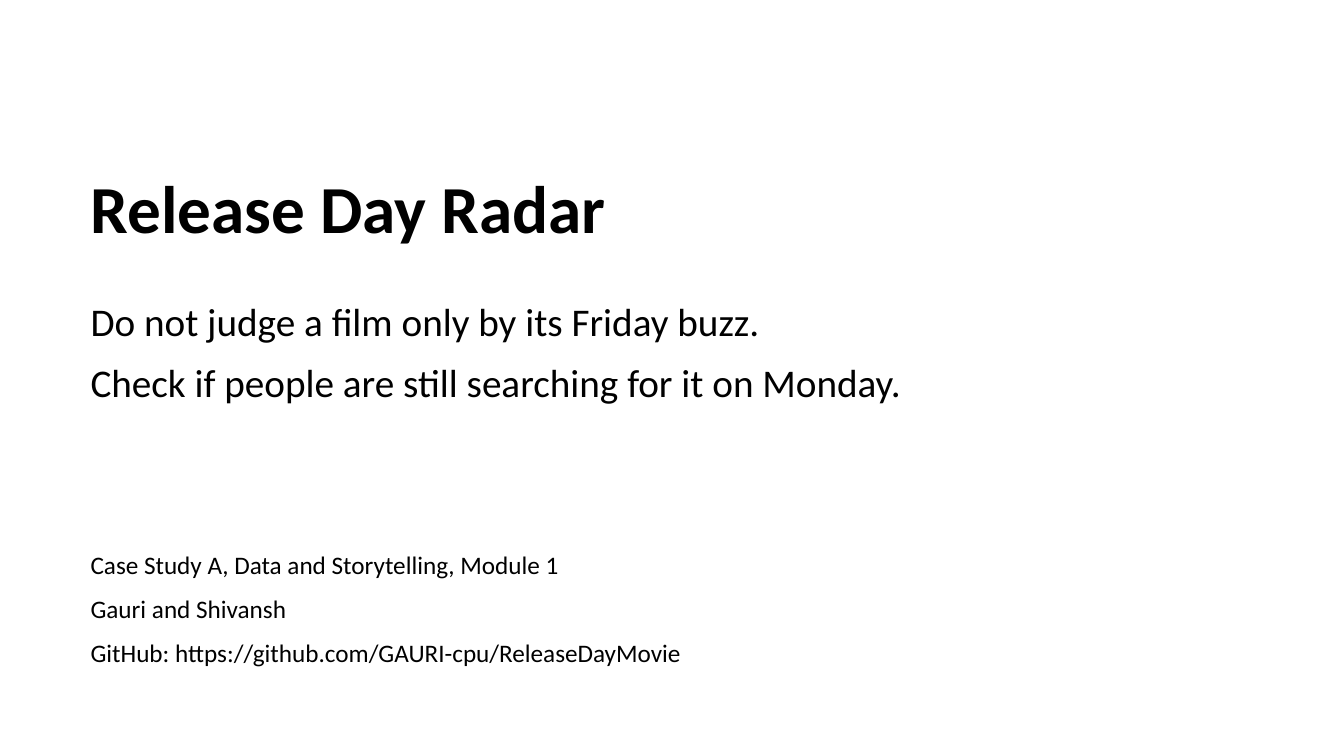
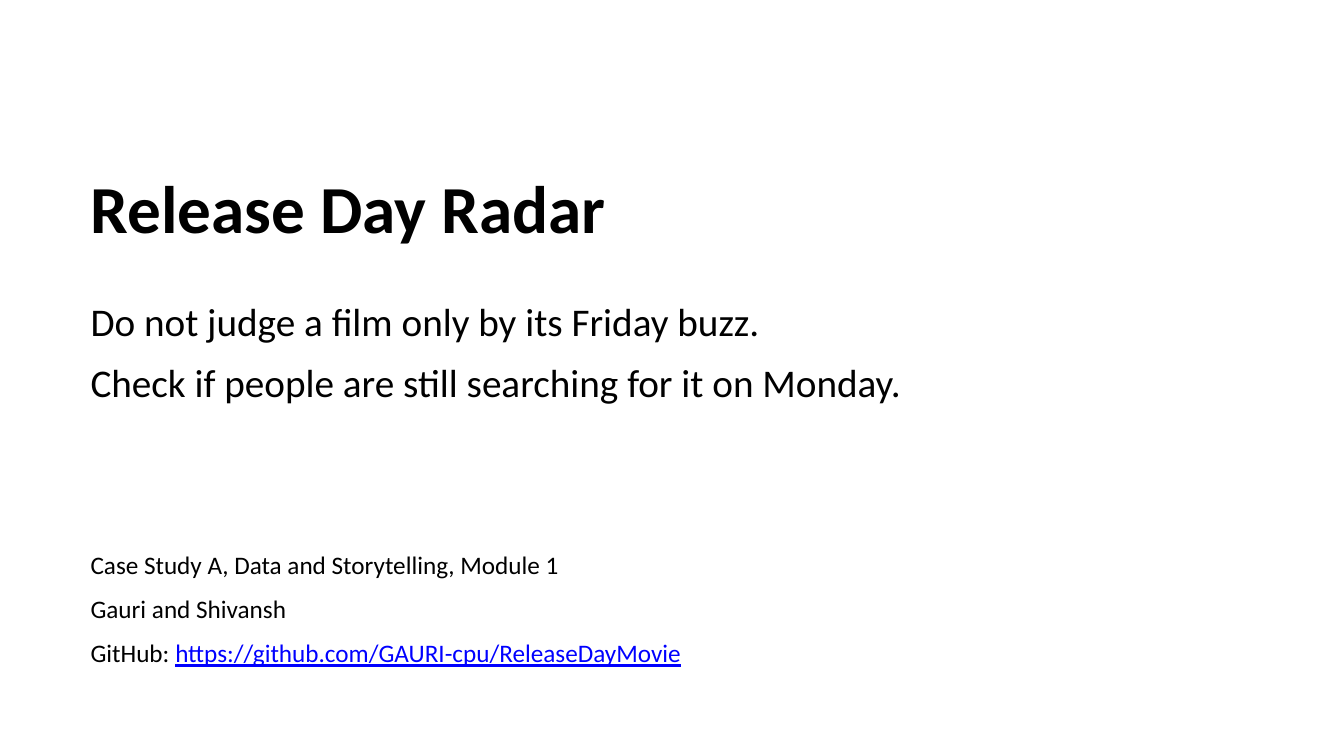
Before and after one commit to GAURI-cpu/ReleaseDayMovie, a slide deck: slide 1 of report/Release Day Radar Slides.pptx. Drawn at 1344x756 pixels with LibreOffice and Linux fonts; fonts in the diff are those of the drawing. Boxes give left, top, right and bottom in pixels: in the first picture for what was removed or moved away, otherwise in the second. Text is boxed around its words. In the diff, an @@ line names an element or a change of style, - is before the commit and + after.

```diff
--- a/report/Release Day Radar Slides.pptx
+++ b/report/Release Day Radar Slides.pptx
@@ text at [91,644,680,667]: text colour #000000 to #0000FF, underline on in "https://github.com/GAURI-cpu/ReleaseDayMovie" @@
```
Also in this commit, not shown: 1 other slide changed, 3 other files.
